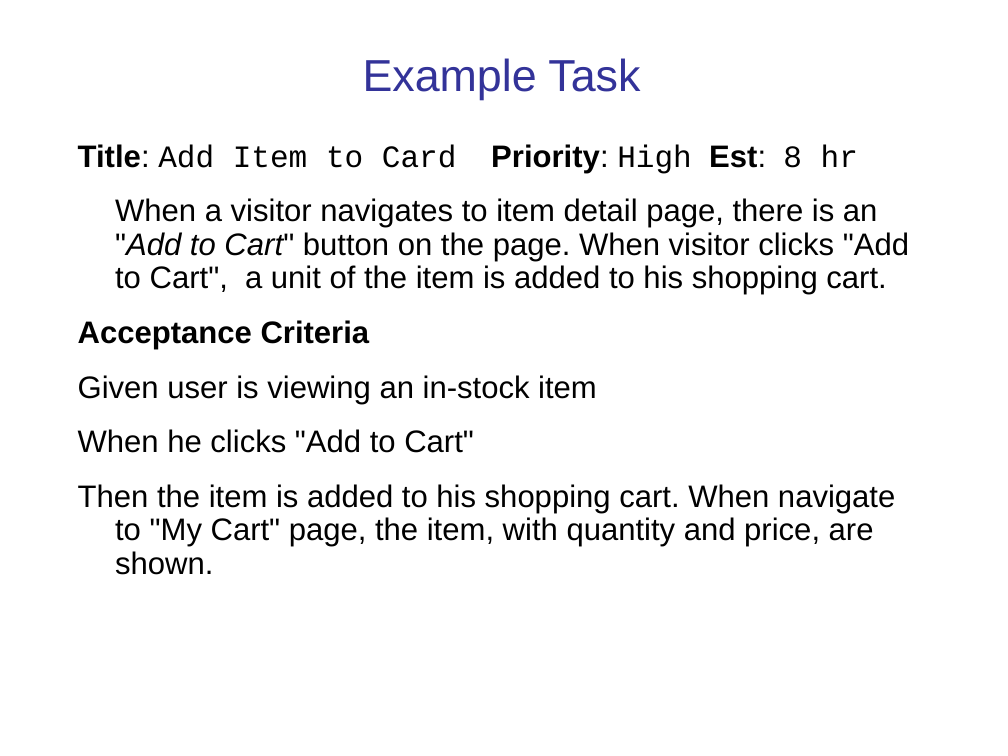
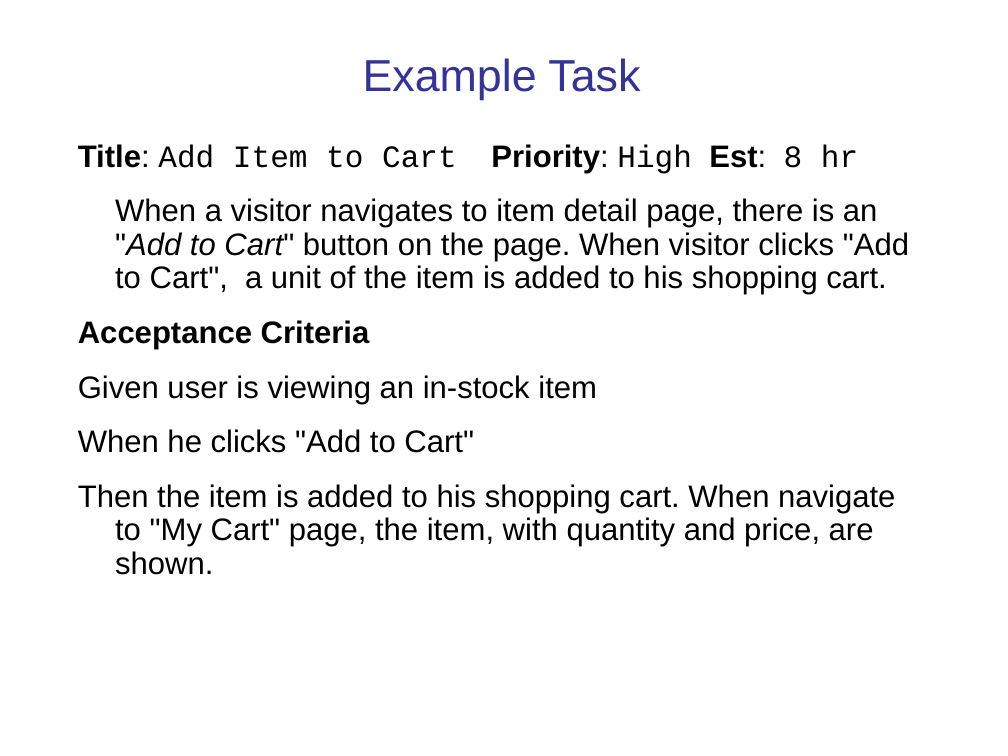
Before and after one commit to cpske/ISP, a slide deck: slide 25 of software-process/Introduction-software-process.ppt. Drawn at 1008x756 pixels with LibreOffice and Linux fonts; fonts in the diff are those of the drawing. Boxes give left, top, right and bottom in pixels: in the first picture for what was removed or moved away, otherwise in the second. Text is boxed around its words. In the diff, an @@ line names an element or a change of style, - is before the commit and + after.

Commit message:
fix markdown in everyone process example

```diff
--- a/software-process/Introduction-software-process.ppt
+++ b/software-process/Introduction-software-process.ppt
@@ text at <box>78,144,858,174</box>: text changed @@
-Title: Add Item to Card Priority: High Est: 8 hr
+Title: Add Item to Cart Priority: High Est: 8 hr
```
Also in this commit, not shown: 8 other slides changed, 2 other files.
